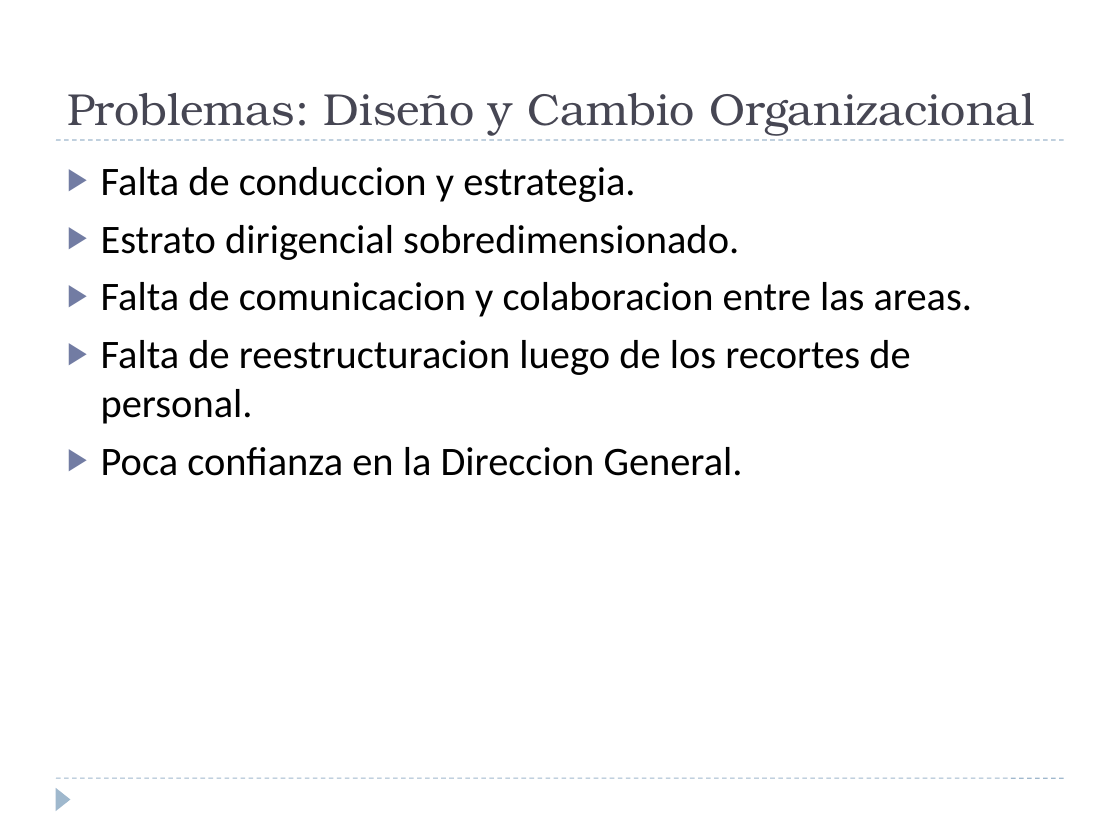
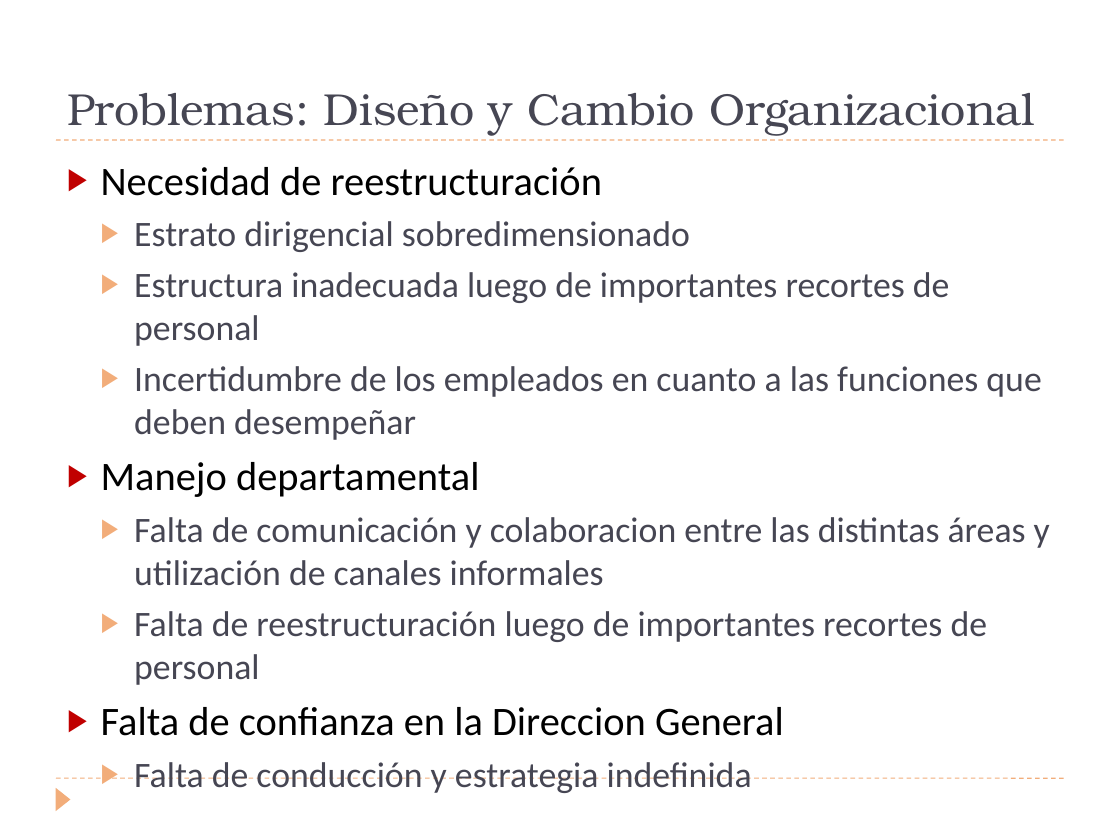
Before and after one commit to invernizzie/fiuba-grupoestrucorga, a slide deck: slide 4 of Trabajo Practico/Presentacion/Presentación1.pptx. Drawn at 1120x840 pixels with LibreOffice and Linux fonts; fonts in the diff are those of the drawing. Boxes give left, top, right and bottom in pixels: in the first picture for what was removed or moved away, otherwise in the second. Text is boxed around its words. In the diff, an @@ line names an element or a change of style, - is before the commit and + after.

```diff
--- a/Trabajo Practico/Presentacion/Presentación1.pptx
+++ b/Trabajo Practico/Presentacion/Presentación1.pptx
@@ line (56, 140) - (1064, 140): stroke #9FB8CD 0.75 pt dashed to #F2AD7A 0.75 pt dashed @@
@@ text at (101, 167, 1050, 736): text changed; size 26 to 23 pt; text colour #000000 to #464653 @@
-▶ Falta de conduccion y estrategia.
-▶ Estrato dirigencial sobredimensionado.
-▶ Falta de comunicacion y colaboracion entre las areas.
-▶ Falta de reestructuracion luego de los recortes de personal.
-▶ Poca confianza en la Direccion General.
+▶ Necesidad de reestructuración
+  ▶ Estrato dirigencial sobredimensionado
+  ▶ Estructura inadecuada luego de importantes recortes de personal
+  ▶ Incertidumbre de los empleados en cuanto a las funciones que deben desempeñar
+▶ Manejo departamental
+  ▶ Falta de comunicación y colaboracion entre las distintas áreas y utilización de canales informales
+  ▶ Falta de reestructuración luego de importantes recortes de personal
+▶ Falta de confianza en la Direccion General
+  ▶ Falta de conducción y estrategia indefinida
@@ line (56, 778) - (1064, 778): stroke #9FB8CD 0.75 pt dashed to #F2AD7A 0.75 pt dashed @@
@@ triangle at (56, 787, 71, 811): fill #9FB8CD to #F2AD7A @@
```
Also in this commit, not shown: 5 other slides changed, 5 slides added, 1 slide removed, 3 other files.
